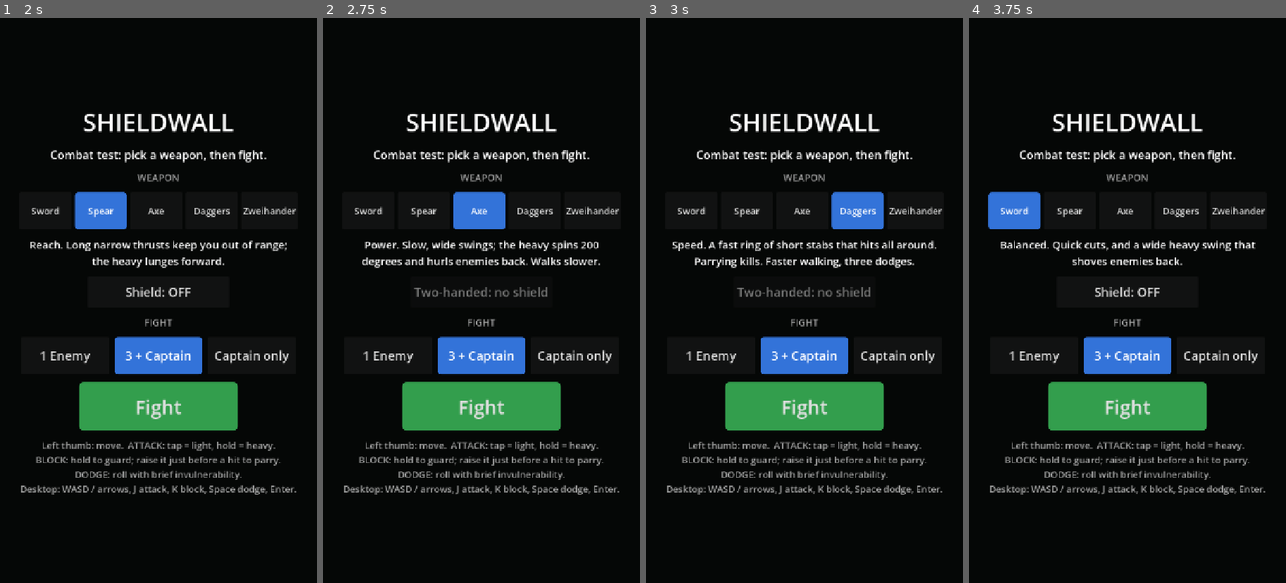
Above: before the commit, frames 1-4 (left to right).
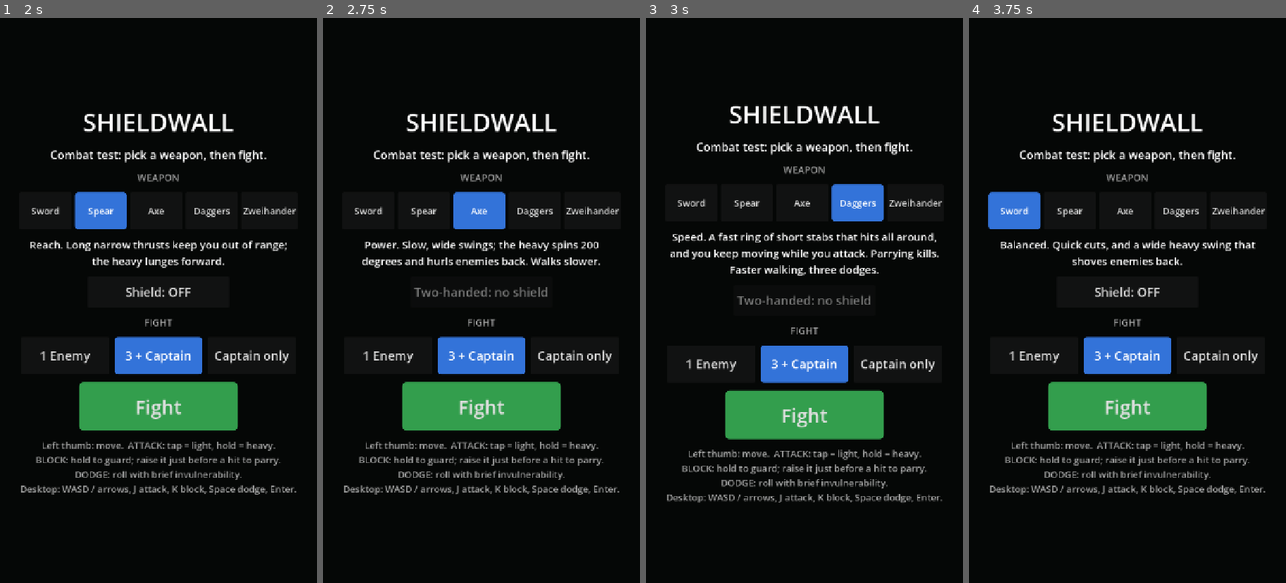
Above: after the commit, the same moments.

Repository: kavemankai/Phone-of-thrones-
Game: Godot game, scene res://scenes/main.tscn
Two runs of this game, one before a commit and one after it. Both use one fixed random seed, a clock stepped at 60 frames per second and the inputs below.
Inputs:
- Up to frame 1 (2 s): click "Sword" at 0.5 s; click "Spear" at 1.25 s
- Up to frame 2 (2.75 s): click "Axe" at 2 s
- Up to frame 3 (3 s): click "Daggers" at 2.75 s
- Up to frame 4 (3.75 s): click "Sword" at 3.5 s

Frames 1-2 are identical in both runs. In frame 3, 15% of the frame differs, in the area x 6-94%, y 15-86%; in frame 4, nothing differs.

Commit message:
Daggers keep moving while they attack (0.7x walking speed)
New Weapon.attack_move_mult: above 0 the hero walks through charge, wind-up,
strike and recovery at that fraction of speed, facing locked during wind-up and
strike. Daggers 0.7 (about 150 px/s); other weapons unchanged. 450 checks pass.
Version 0.8.0 (code 9).

Co-Authored-By: Claude Sonnet 5.5 <noreply@anthropic.com>
Claude-Session: https://claude.ai/code/session_014Wsd6vswZXgP4zioARkERe

Diff:
--- a/resources/weapons/daggers.tres
+++ b/resources/weapons/daggers.tres
@@ -27,7 +27,7 @@
 script = ExtResource("2_n7tsm")
 id = "daggers"
 display_name = "Daggers"
-description = "Speed. A fast ring of short stabs that hits all around. Parrying kills. Faster walking, three dodges."
+description = "Speed. A fast ring of short stabs that hits all around, and you keep moving while you attack. Parrying kills. Faster walking, three dodges."
 light = SubResource("Resource_e3pt0")
 heavy = SubResource("Resource_er75v")
 move_mult = 1.1
@@ -41,4 +41,5 @@
 parry_stagger_time = 2.0
 heavy_stagger_time = 0.6
 block_stun_time = 0.8
+attack_move_mult = 0.7
 parry_kill = true
--- a/scripts/hero.gd
+++ b/scripts/hero.gd
@@ -198,12 +198,14 @@
 		State.CHARGING:
 			_step_charging(dt)
 		State.WINDUP:
+			_move(dt, _attack_move(), false)
 			if state_time >= cur_attack.windup:
 				_enter(State.ACTIVE)
 				hit_ids = {}
 				swung.emit(cur_attack.heavy)
 				_apply_hits()
 		State.ACTIVE:
+			_move(dt, _attack_move(), false)
 			var lunge: float = cur_attack.get("lunge", 0.0)
 			if lunge > 0.0:
 				position = _clamp_to_arena(position + facing * (lunge / cur_attack.active) * dt)
@@ -211,7 +213,7 @@
 			if state_time >= cur_attack.active:
 				_enter(State.RECOVER)
 		State.RECOVER:
-			_move(dt, tuning.half_speed_mult)
+			_move(dt, _slow_move())
 			if input.dodge_pressed and _try_dodge():
 				return
 			if state_time >= cur_attack.recover:
@@ -320,14 +322,16 @@
 func _enter(s: State) -> void:
 	state = s
 	state_time = 0.0
-	if s == State.WINDUP or s == State.ACTIVE or s == State.DODGE or s == State.HURT \
-			or s == State.GUARD_BREAK or s == State.DEAD:
+	var rooted := s == State.DODGE or s == State.HURT or s == State.GUARD_BREAK or s == State.DEAD
+	if (s == State.WINDUP or s == State.ACTIVE) and weapon.attack_move_mult <= 0.0:
+		rooted = true
+	if rooted:
 		velocity = Vector2.ZERO
 
 
 func _step_charging(dt: float) -> void:
 	charge_time += dt
-	_move(dt, tuning.half_speed_mult)
+	_move(dt, _slow_move())
 	if input.dodge_pressed and _try_dodge():
 		return
 	if input.block_down() and block_cd <= 0.0:
@@ -418,12 +422,22 @@
 		dodge_recharge_t = maxf(0.0, dodge_recharge_t - recharge_time())
 
 
-func _move(dt: float, mult: float) -> void:
+## Speed fraction while winding up or striking: 0 (rooted) unless the weapon moves while attacking.
+func _attack_move() -> float:
+	return weapon.attack_move_mult
+
+
+## Speed fraction while charging and recovering.
+func _slow_move() -> float:
+	return weapon.attack_move_mult if weapon.attack_move_mult > 0.0 else tuning.half_speed_mult
+
+
+func _move(dt: float, mult: float, turn := true) -> void:
 	var v := input.move_vector()
 	var target := v * move_speed() * mult
 	var ramp := tuning.move_ramp_up if target.length_squared() >= velocity.length_squared() else tuning.move_ramp_down
 	velocity = velocity.move_toward(target, move_speed() / maxf(ramp, 0.001) * dt)
-	if v.length() > 0.001:
+	if turn and v.length() > 0.001:
 		facing = v.normalized()
 	if velocity.length_squared() > 0.000001:
 		position = _clamp_to_arena(position + velocity * dt)
--- a/scripts/weapon.gd
+++ b/scripts/weapon.gd
@@ -27,6 +27,10 @@
 @export var heavy_stagger_time := 1.0
 ## How long this weapon's block recoils an attacker. A hit does not end it.
 @export var block_stun_time := 1.2
+## Above 0, the hero keeps walking through the whole attack (charge, wind-up, strike and
+## recovery) at this fraction of walking speed, with facing locked during wind-up and strike.
+## 0 uses the standard rules: rooted in wind-up and strike, half speed while charging and recovering.
+@export var attack_move_mult := 0.0
 ## A parry with this weapon kills the attacker (or takes EnemyProfile.execute_fraction of its HP).
 @export var parry_kill := false
 
--- a/tests/run_tests.gd
+++ b/tests/run_tests.gd
@@ -142,6 +142,7 @@
 	test_block_stun()
 	test_daggers()
 	test_movement_ramp()
+	test_attack_move()
 	test_heavy_hold_and_menu()
 	test_captain_vs_guard()
 	test_shield_equipment()
@@ -2340,6 +2341,108 @@
 	d.free_all()
 
 
+## Speed of the hero while it is in `state`, sampled once the state has run for `after` seconds.
+func speed_in_state(r: Rig, state: Hero.State, after: float, limit := 1.5) -> float:
+	var end := r.time + limit
+	while r.time < end:
+		r.tick(0.005)
+		if r.hero.state == state and r.hero.state_time >= after:
+			return r.hero.velocity.length()
+	return -1.0
+
+
+func test_attack_move() -> void:
+	section("Daggers move while they attack (0.7x walking speed)")
+	var dg := load("res://resources/weapons/daggers.tres") as Weapon
+	check("only the daggers have attack_move_mult (0.7)", is_equal_approx(dg.attack_move_mult, 0.7) and is_equal_approx((load("res://resources/weapons/zweihander.tres") as Weapon).attack_move_mult, 0.0) and Weapon.sword_from(T).attack_move_mult == 0.0)
+	var expect := 214.5 * 0.7
+	for heavy in [false, true]:
+		var r := weapon_rig(dg)
+		r.hero.position = Vector2(500, 360)
+		r.input.key_move = Vector2(-1, 0)
+		r.run(0.4, 0.01)
+		r.input.press_attack(false)
+		r.run(0.25 if heavy else 0.08, 0.01)
+		var charge_v := r.hero.velocity.length()
+		check("daggers %s: moving at %.0f while the attack charges" % ["heavy" if heavy else "light", expect], absf(charge_v - expect) < 1.0, "v=%s" % charge_v)
+		r.input.release_attack(false)
+		r.tick(0.005)
+		var face0 := r.hero.facing
+		check("daggers %s: the attack starts with the hero still moving" % ["heavy" if heavy else "light"], r.hero.state == Hero.State.WINDUP and r.hero.velocity.length() > 100.0, "state=%d v=%s" % [r.hero.state, r.hero.velocity.length()])
+		var x0 := r.hero.position.x
+		r.input.key_move = Vector2(0, -1)  # steer while the attack plays
+		var wv := speed_in_state(r, Hero.State.WINDUP, 0.01 if not heavy else 0.07)
+		check("daggers %s: wind-up speed is about %.0f" % ["heavy" if heavy else "light", expect], wv >= 0.0 and wv > 100.0 and wv < 215.0, "v=%s" % wv)
+		check("daggers %s: moved during the wind-up" % ["heavy" if heavy else "light"], r.hero.position.x < x0 - 0.01)
+		check("daggers %s: facing is locked in the wind-up" % ["heavy" if heavy else "light"], r.hero.facing.is_equal_approx(face0), str(r.hero.facing))
+		var av := speed_in_state(r, Hero.State.ACTIVE, 0.0)
+		check("daggers %s: still moving during the strike, facing still locked" % ["heavy" if heavy else "light"], av > 100.0 and r.hero.facing.is_equal_approx(face0), "v=%s" % av)
+		var rv := speed_in_state(r, Hero.State.RECOVER, 0.07)
+		check("daggers %s: moving in recovery, at 0.7x once steered" % ["heavy" if heavy else "light"], rv > 100.0, "v=%s" % rv)
+		r.free_all()
+	# Steady state: the speed settles on 0.7 x 214.5 = 150.
+	var s1 := weapon_rig(dg)
+	s1.hero.position = Vector2(500, 360)
+	s1.input.key_move = Vector2(-1, 0)
+	s1.input.press_attack(false)
+	s1.run(0.15, 0.01)
+	check("daggers charge at 0.7x walking speed", absf(s1.hero.velocity.length() - expect) < 1.0, "v=%s" % s1.hero.velocity.length())
+	s1.free_all()
+	check("150 px/s is above the sword's recovery speed (97.5)", expect > 195.0 * 0.5)
+
+	# Other weapons are unchanged: rooted in wind-up and strike, half speed only in recovery.
+	for w in [Weapon.sword_from(T), load("res://resources/weapons/zweihander.tres") as Weapon]:
+		var r := weapon_rig(w)
+		r.hero.position = Vector2(500, 360)
+		r.input.key_move = Vector2(-1, 0)
+		r.run(0.4, 0.01)
+		r.input.press_attack(false)
+		r.tick(0.005)
+		r.input.release_attack(false)
+		r.tick(0.005)
+		check("%s: wind-up is rooted" % w.display_name, r.hero.state == Hero.State.WINDUP and r.hero.velocity == Vector2.ZERO)
+		var sv := speed_in_state(r, Hero.State.ACTIVE, 0.0)
+		check("%s: the strike is rooted" % w.display_name, sv == 0.0, "v=%s" % sv)
+		var half := speed_in_state(r, Hero.State.RECOVER, w.light.recover - 0.05)
+		check("%s: recovery moves at half speed" % w.display_name, absf(half - 195.0 * w.move_mult * 0.5) < 1.5, "v=%s" % half)
+		r.free_all()
+
+	# The ring still hits while the hero moves, once.
+	var h := weapon_rig(dg)
+	h.hero.position = Vector2(500, 360)
+	var tgt := h.add_enemy(Vector2(440, 360))
+	tgt.hp = 1000.0
+	h.input.key_move = Vector2(-1, 0)
+	h.run(0.2, 0.01)
+	h.input.press_attack(false)
+	h.run(0.05, 0.01)
+	h.input.release_attack(false)
+	h.run(0.5)
+	check("a daggers swing on the move still lands exactly once", h.hits == 1 and h.swings == 1, "hits=%d swings=%d" % [h.hits, h.swings])
+	h.free_all()
+
+	# Dodge and hurt still root the hero.
+	var d := weapon_rig(dg)
+	d.hero.position = Vector2(500, 360)
+	d.input.key_move = Vector2(-1, 0)
+	d.run(0.3, 0.01)
+	d.input.press_attack(false)
+	d.tick(0.005)
+	d.input.release_attack(false)
+	d.until_state(Hero.State.WINDUP)
+	d.hero.take_hit(10.0)
+	check("a hit stops the daggers hero (hurt)", d.hero.state == Hero.State.HURT and d.hero.velocity == Vector2.ZERO)
+	d.free_all()
+	var dd := weapon_rig(dg)
+	dd.hero.position = Vector2(500, 360)
+	dd.input.key_move = Vector2(-1, 0)
+	dd.run(0.3, 0.01)
+	dd.input.press_dodge()
+	dd.tick(0.005)
+	check("a dodge zeroes velocity and takes over", dd.hero.state == Hero.State.DODGE and dd.hero.velocity == Vector2.ZERO)
+	dd.free_all()
+
+
 func test_heavy_hold_and_menu() -> void:
 	section("Heavy hold 0.20 s and the five-weapon menu")
 	var tap := attack_for(0.15)
--- a/tools/capture_screens.gd
+++ b/tools/capture_screens.gd
@@ -128,6 +128,24 @@
 		dn += 1
 	await _frames(2)
 	await _shot("05b_daggers_light_ring")
+	# Daggers swinging while the stick is held (they keep walking through the attack).
+	game.start_fight(Game.Mode.ONE, 3)
+	game.hero.position = Vector2(mid - 60, 320)
+	game.enemies[0].position = Vector2(mid + 40, 300)
+	game.enemies[0].hp = 9999.0
+	game.enemies[0].cooldown = 1000.0
+	game.input.key_move = Vector2(1, 0)
+	await _advance(0.3)
+	game.input.press_attack(false)
+	game.step(1.0 / 120.0)
+	game.input.release_attack(false)
+	var mn := 0
+	while game.hero.state != Hero.State.ACTIVE and mn < 240:
+		game.step(1.0 / 240.0)
+		mn += 1
+	await _frames(2)
+	await _shot("05c_daggers_attack_on_the_move")
+	game.input.key_move = Vector2.ZERO
 	game.start_fight(Game.Mode.ONE, 3)
 	game.hero.position = Vector2(mid, 320)
 	game.enemies[0].position = Vector2(mid, 290)
--- a/tools/generate_resources.gd
+++ b/tools/generate_resources.gd
@@ -60,7 +60,7 @@
 	var w := Weapon.new()
 	w.id = "daggers"
 	w.display_name = "Daggers"
-	w.description = "Speed. A fast ring of short stabs that hits all around. Parrying kills. Faster walking, three dodges."
+	w.description = "Speed. A fast ring of short stabs that hits all around, and you keep moving while you attack. Parrying kills. Faster walking, three dodges."
 	w.light = AttackDef.make("Stab", 5.0, 40.0, 360.0, 0.04, 0.05, 0.09)
 	w.heavy = AttackDef.make("Whirl", 12.0, 50.0, 360.0, 0.08, 0.07, 0.18)
 	w.move_mult = 1.1
@@ -74,6 +74,7 @@
 	w.heavy_stagger_time = 0.6
 	w.block_stun_time = 0.8
 	w.parry_kill = true
+	w.attack_move_mult = 0.7
 	w.color = Color(0.8, 0.95, 1.0)
 	return w
 
Not shown, changed: export_presets.cfg
Not shown, changed: README.md
Not shown, changed: TEST_REPORT.md
